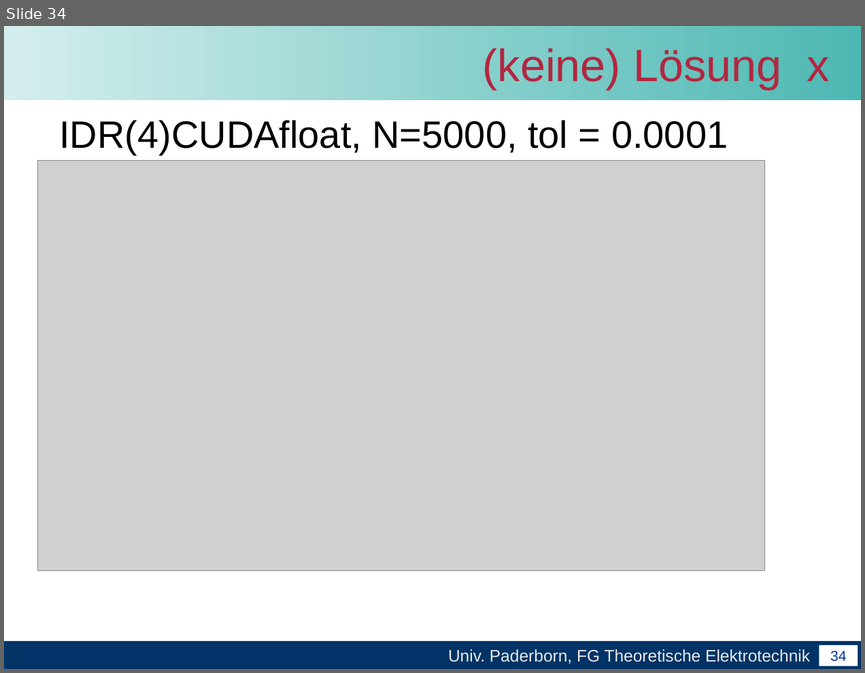
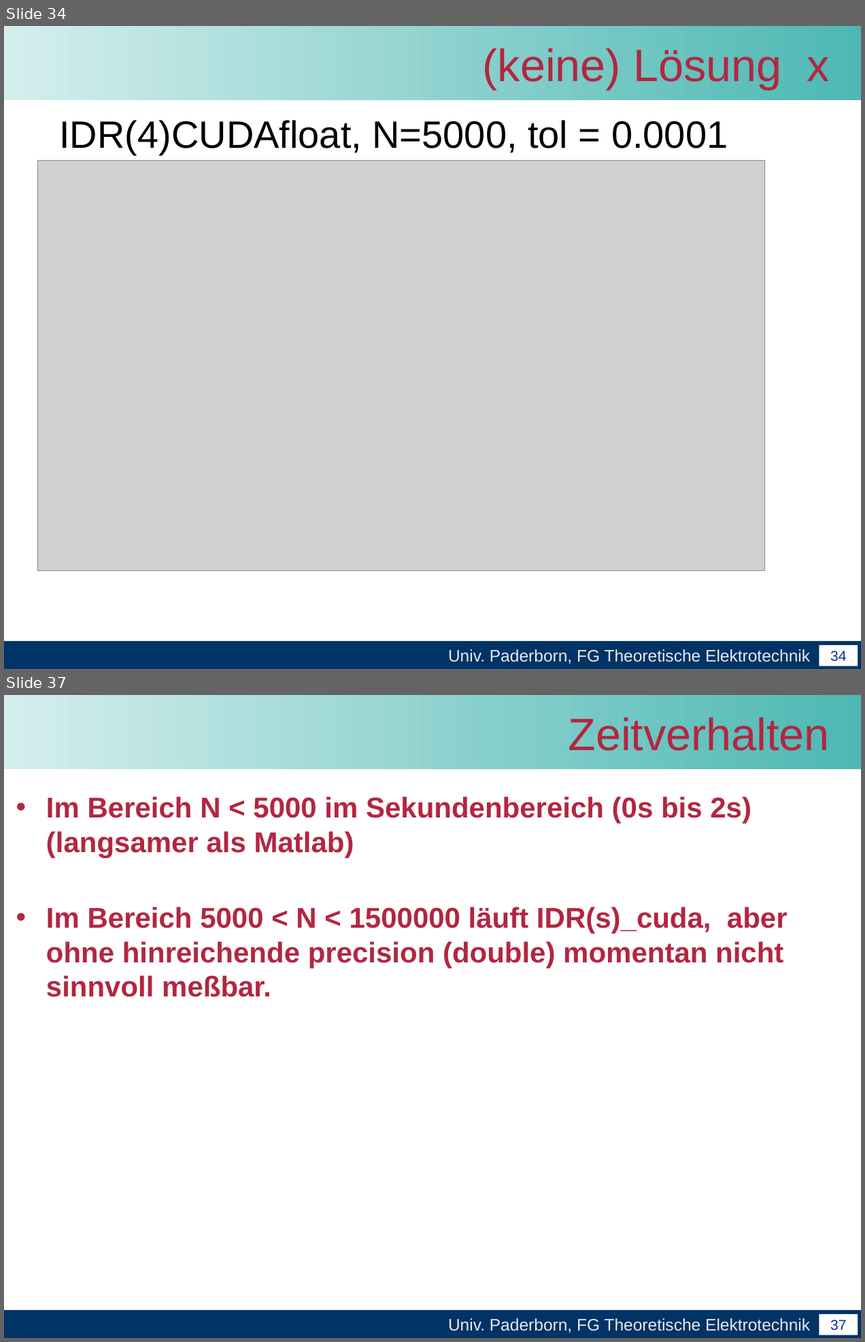
Before and after one commit to unconditional/projektarbeitcuda, a slide deck: Abschlussvortrag/Abschlussvortrag der Projektarbeit CUDA.ppt. Shown one above the other, each under a label of ours: slide 34 before the commit, slides 34 and 37 after it; the slides between them are not shown. The pictures are 865x673 and 865x1342 pixels, drawn with LibreOffice and Linux fonts; fonts in the diff are those of the drawing; grey boxes stand for pictures; background and template pictures are left out. Boxes give left, top, right and bottom in pixels: in the first picture for what was removed or moved away, otherwise in the second. Text is boxed around its words. In the diff, an @@ line names an element or a change of style, - is before the commit and + after.

```diff
--- a/Abschlussvortrag/Abschlussvortrag der Projektarbeit CUDA.ppt
+++ b/Abschlussvortrag/Abschlussvortrag der Projektarbeit CUDA.ppt
@@ slide 37 added at (x1=4, y1=695, x2=861, y2=1338), background #FFFFFF; not listed: 4 template elements that a slide beside it also shows @@
@@ title added at (x1=568, y1=717, x2=829, y2=751), 38 pt, text #B32640 @@
+Zeitverhalten
@@ text added at (x1=46, y1=796, x2=787, y2=997), 24 pt, text #B32640, bold @@
+• Im Bereich N < 5000 im Sekundenbereich (0s bis 2s) (langsamer als Matlab)
+• Im Bereich 5000 < N < 1500000 läuft IDR(s)_cuda, aber ohne hinreichende precision (double) momentan nicht sinnvoll meßbar.
```
Also in this commit, not shown: 7 slides changed, 5 other slides added, 2 slides removed.
